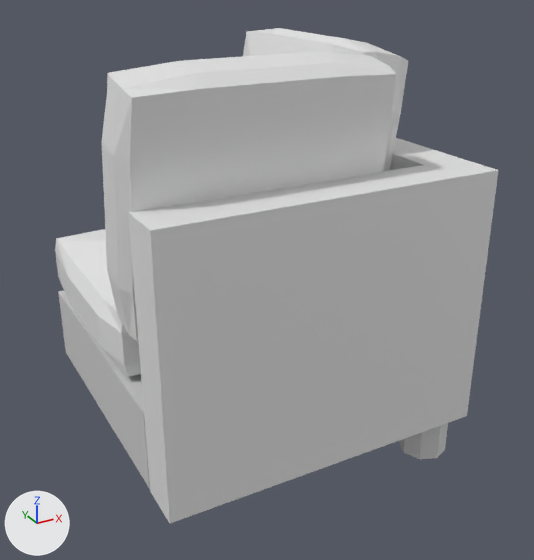
The OBJ model models/simple_sofa_corner.obj, before and after one commit.
Both versions are drawn from a camera (50 mm lens) standing at (-1.76, -3.52, 1.62) and looking at (0.1, -0.13, -0.08). Arrows for +X, +Y and +Z are at lower left; the lights stay in place. Where no turn or scale is listed for an object, it has been applied to the vertices. Vertices at the same position are counted once.
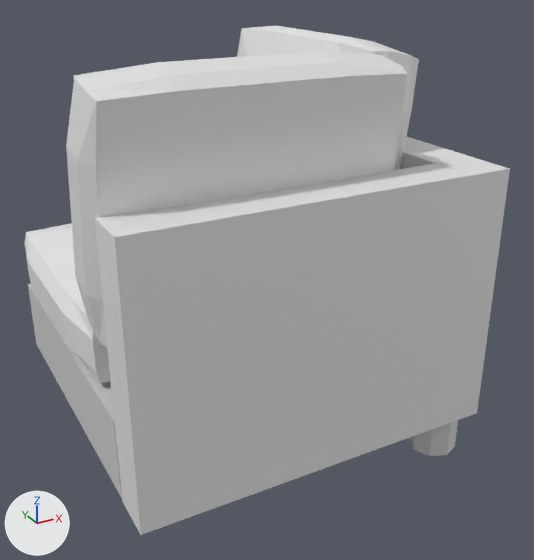
Commit message: Fixed some bugs concerning to disconnecting sofas

What differs and where, as boxes (x1, y1, x2, y2) in the pictures (534 x 560 px; the box of a moved part takes in the faces that stretch with it):
'Cube.004', reshaped (10% wider)
    before: (55, 28, 498, 523)
    after: (24, 26, 510, 535)
part 1 of me_cube_004, moved or reshaped
    before: (101, 51, 396, 341)
    after: (66, 51, 407, 347)
part 2 of me_cube_004, moved or reshaped
    before: (58, 290, 150, 489)
    after: (28, 284, 122, 498)
part 3 of me_cube_004, moved or reshaped
    before: (399, 423, 448, 459)
    after: (409, 420, 458, 456)
part 4 of me_cube_004, moved or reshaped
    before: (243, 28, 408, 171)
    after: (237, 26, 419, 170)
part 5 of me_cube_004, moved or reshaped
    before: (55, 138, 498, 523)
    after: (24, 136, 510, 535)

Diff of the bpy script that builds the scene:
```diff
--- a/models/simple_sofa_corner.obj.py
+++ b/models/simple_sofa_corner.obj.py
@@ me_cube_004 @@
 # used by ob_cube_004; location = (0.0, 0.0, 0.0)
-me_cube_004.from_pydata(...)  # 206 vertices, 382 faces; spans x -0.9..0.91, y -0.98..0.84, z -1.01..1.22
+me_cube_004.from_pydata(...)  # 206 vertices, 382 faces; spans x -1.05..0.99, y -0.99..1.05, z -1.01..1.22
+# me_cube_004 part 1: the loose piece of 56 vertices spanning x -0.9..0.45, y -0.81..-0.33, z -0.02..1.22 is scaled about the mesh origin by (1.16, 1.01, 1)
+# me_cube_004 part 2: the loose piece of 8 vertices spanning x -0.87..0.66, y -0.72..0.81, z -0.74..-0.31 is scaled about its middle by (1.14, 1.14, 1), then moved by (-0.04, 0.1, 0.0)
+# me_cube_004 part 3: the loose piece of 16 vertices spanning x 0.62..0.89, y -0.95..-0.69, z -1.01..-0.72 is moved by (0.07, 0.0, 0.0)
+# me_cube_004 part 4: the loose piece of 56 vertices spanning x 0.26..0.74, y -0.51..0.84, z -0.02..1.22 is scaled about its middle by (1.01, 1.16, 1), then moved by (0.07, 0.1, 0.0)
+# me_cube_004 part 5: 70 of 206 vertices moved; they spanned x -0.9..0.91, y -0.98..0.84, z -0.76..0.66 and now span x -1.05..0.99, y -0.99..1.05, z -0.76..0.66; mean shift (-0.04, 0.13, 0.0); largest move (-0.9, 0.35, -0.03) -> (-1.05, 0.68, -0.03)
 me_cube_004.materials.append(mat_material_001)
```
